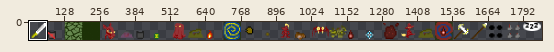
File history of a sprite sheet, assets/spritesheet.png. Above: a wide view before the commit, with the close-up outlined.
Close-up. Before the commit:
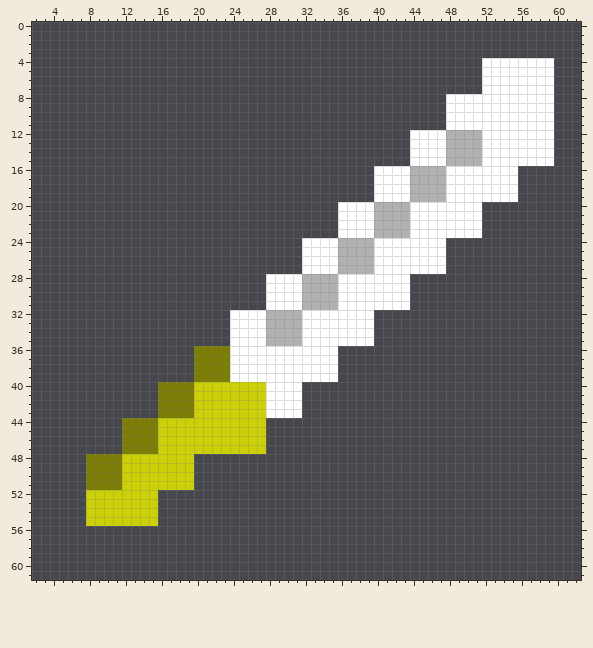
The file is 2048x64 pixels. Pixels under 10% opacity are left out. Colours within 5 levels of each other are drawn and written as one. Shown: x 2..62, y 0..61. The wide view leaves out empty margins. The commit also changed other parts of the picture, which this record leaves out.
Now the later version:
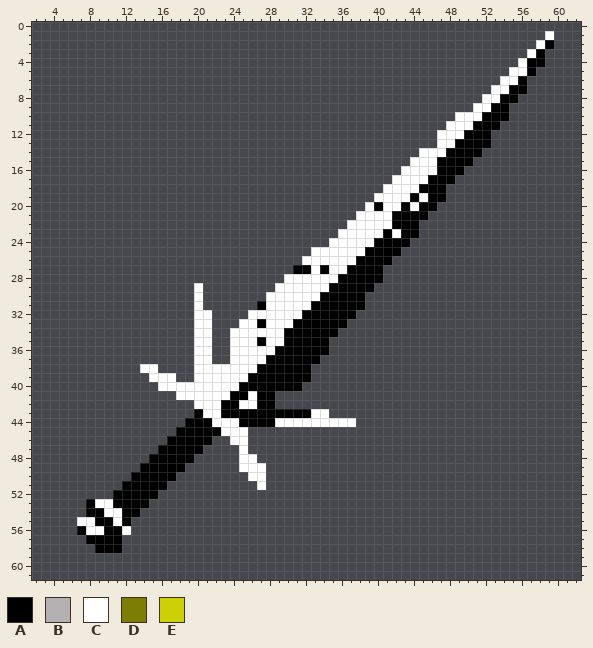
Palette (. is transparent): A #000000  B #b2b0b0  C #ffffff  D #7b7d04  E #ccd006
Edits made:
Changed rows in their new state; - is an unchanged pixel.
first column x 7:
 1 ----------------------------------------------------C
 2 ---------------------------------------------------CA
 3 --------------------------------------------------CA-
 4 ---------------------------------------------....-AA.
 5 ---------------------------------------------...--A..
 6 ---------------------------------------------..--A...
 7 ---------------------------------------------.--AA...
 8 -----------------------------------------....--AA....
 9 -----------------------------------------...--AA.....
10 -----------------------------------------.---AAA.....
11 --------------------------------------------AAA......
12 -------------------------------------...-CCAAA.......
13 -------------------------------------...-CAAAA.......
14 -------------------------------------.---AAAA........
15 ----------------------------------------AAAA.........
16 ---------------------------------...-CCCAAA......----
17 ---------------------------------..--CCAAA.......----
18 ---------------------------------.---CAAA........----
19 -------------------------------------ACAA........----
20 -----------------------------...-ACCA-AA.....--------
21 -----------------------------..--CCAAAA......--------
22 -----------------------------.---CCAAA.......--------
23 ---------------------------------CACAA.......--------
24 -------------------------...-CCCCAAAA....------------
25 -------------------------.---CCCAAAA.....------------
26 -----------------------------CCAAAA......------------
27 ------------------------AA-A-CAAAA.......------------
28 ---------------------..--CCCCAAAAA...----------------
29 -------------C-------.---CCCAAAAA....----------------
30 -------------C-----------CCAAAAA.....----------------
31 -------------C------A----CAAAAAA.....----------------
32 -------------CC--..--CCCCAAAAAA..--------------------
33 -------------CC--.--ACCCAAAAAA...--------------------
34 -------------CC------CCAAAAAA....--------------------
35 -------------CC-----ACCAAAAA.....--------------------
36 -------------CC..-----AAAAAA.------------------------
37 -------------CC..----AAAAAA..------------------------
38 -------CC----CCCC---AAAAAA...------------------------
39 --------CCC--CCCC--AAAAAAA...------------------------
40 ---------CCCCCCCCCAAAAAAA----------------------------
41 ---------..CCCCCCAACAA...----------------------------
42 ---------....CCCAACCAA...----------------------------
43 ---------....ACCAAAAAAAAAACC-------------------------
44 -----.......AAACCCAAAACCCCCCCCC----------------------
45 -----......AAAAACCC..--------------------------------
46 -----.....AAAAA..CC..--------------------------------
47 -----....AAAAA....C..--------------------------------
48 -.......AAAAA-----CC---------------------------------
49 -......AAAAA.-----CCC--------------------------------
50 -.....AAAAA..------CC--------------------------------
51 -....AAAAA...-------C--------------------------------
52 -...AAAAA--------------------------------------------
53 -ACCAAAA.--------------------------------------------
54 -AACCAA..--------------------------------------------
55 CCAACA...--------------------------------------------
56 ACCAAC-----------------------------------------------
57 -AAAA------------------------------------------------
58 --AAA------------------------------------------------
Changed places in both close-ups, as pixel boxes (x1, y1, x2, y2):
changed: (77, 31, 554, 553)
